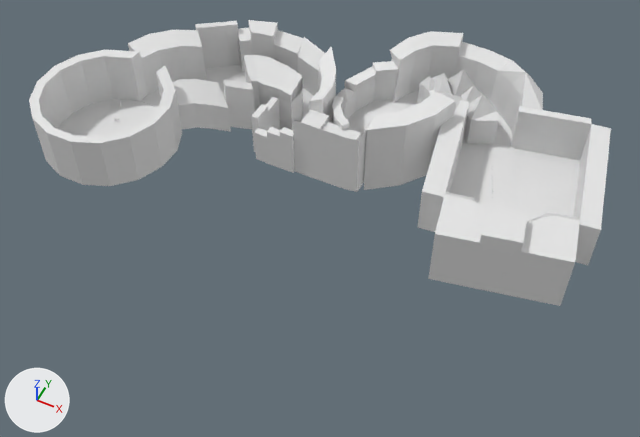
Two versions of the FBX model Assets/Scenes/Pawsville/Environment/Lvl2_Pawsville.fbx, one commit apart.
Both versions are drawn from a camera (50 mm lens) standing at (25.1, -51.0, 55.3) and looking at (2.1, -5.1, -2.1). Every picture has the same lights, and +X, +Y and +Z are marked at lower left. Where no turn or scale is listed for an object, it has been applied to the vertices.
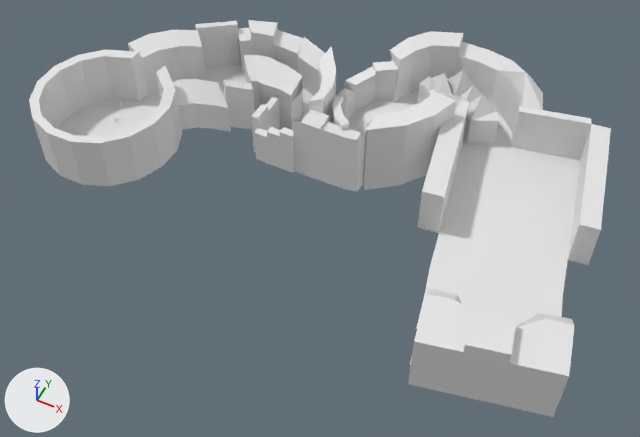
What differs and where, as boxes (x1, y1, x2, y2) in the pictures (640 x 437 px):
'Cube.002', mesh moved
    before: (428, 192, 580, 306)
    after: (408, 288, 575, 417)
'Circle.001', added
    after: (416, 138, 580, 329)
part 1 of me_circle_005, cut back
    after: (491, 220, 518, 253)

The change, as a list of edits to the scene's bpy script:
```text
Change me_circle_005:
    used by ob_circle_005; location = (0.0, 0.0, 0.0)
    remove me_circle_005.from_pydata(...)  # 462 vertices, 271 faces; spans x -22.8..22.7, y -12.5..14.1, z -2.0..1.1
    add me_circle_005.from_pydata(...)  # 437 vertices, 259 faces; spans x -22.8..18.6, y -12.5..14.1, z -2.0..1.1
    me_circle_005 part 1: 1 vertex moved within x 17.5, y -2.6, z -0.3; 8 vertices removed from x 16.6..19.2, y -5.4..-2.5, z -0.3; 3 vertices added at x 16.6..18.0, y -2.8..-2.6, z -0.3
Change me_cube_005:
    where me_cube_005.from_pydata(...)  # 50 vertices, 42 faces; spans x 12.36..23.48, y -8.43..-0.99, z -0.33..6.04
    used by ob_cube_002; location = (0.0, 0.0, 0.0)
    me_cube_005 part 2: the whole mesh is moved by (2.29, -9.56, 0.0)
Add me_circle_001:
    me_circle_001.from_pydata(...)  # 32 vertices, 17 faces; spans x 10.1..24.7, y -13.2..10.2, z -0.3..-0.2
Add ob_circle_001:
    ob_circle_001 = bpy.data.objects.new('Circle.001', me_circle_001)
    ob_circle_001.location = (0.0, 0.0, 0.0)
```
